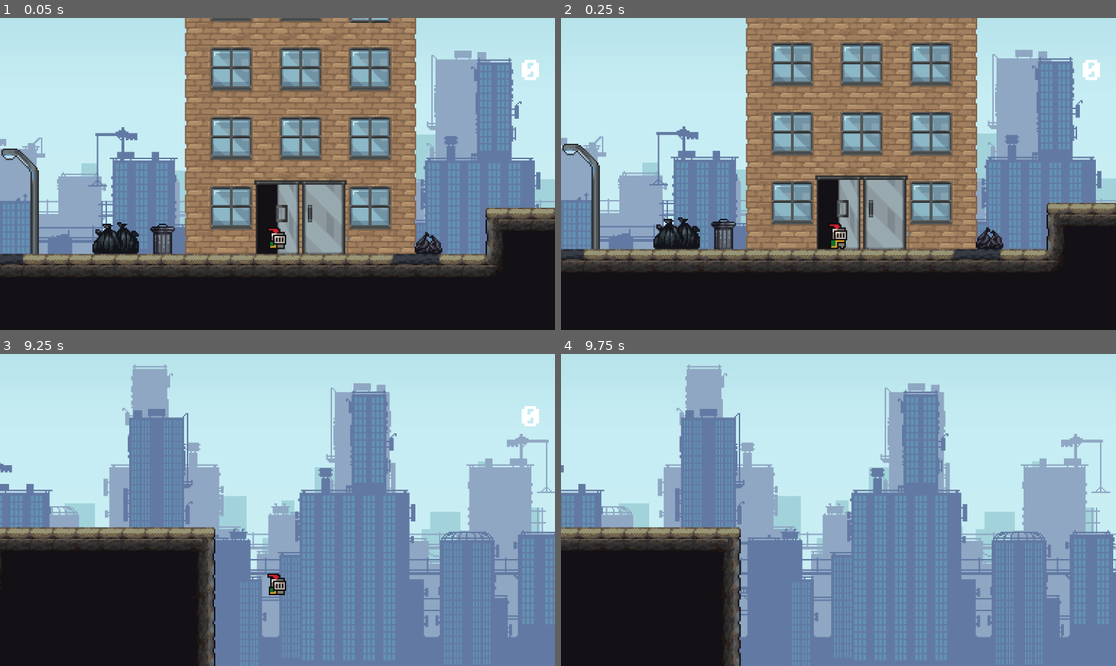
Above: before the commit, frames 1-4 (two rows, left to right).
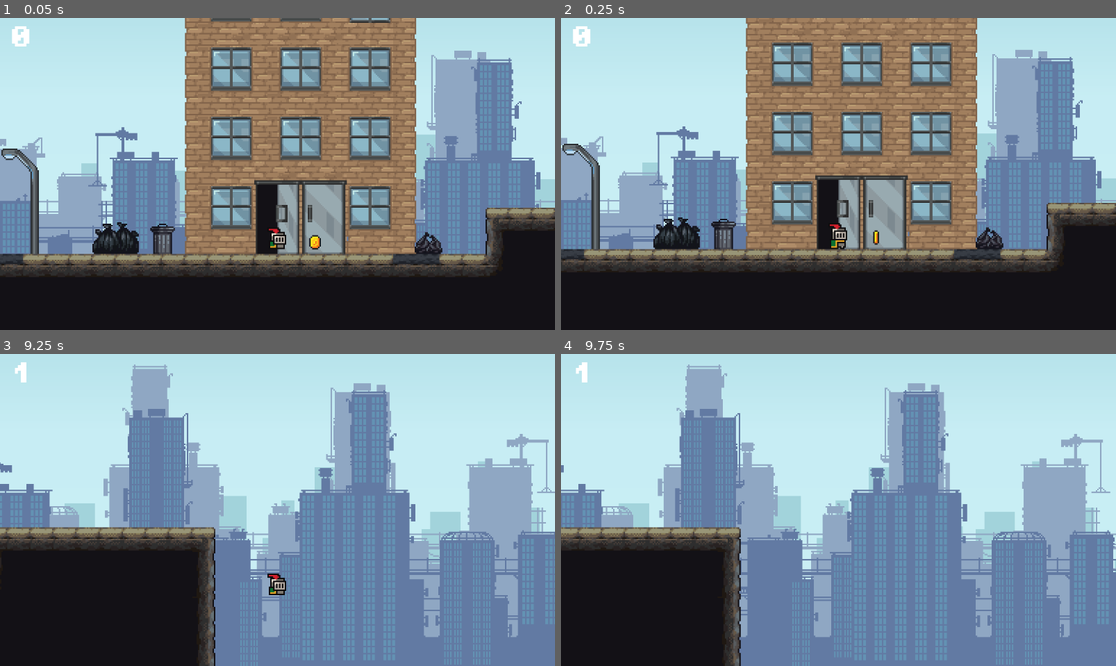
Above: after the commit, the same moments.

Repository: naziae23/brackeys-game-jam-2026
Game: Godot game, scene res://scenes/game.tscn
Two runs of this game, one before a commit and one after it. Both use one fixed random seed, a clock stepped at 60 frames per second and the inputs below.
Inputs:
- Up to frame 1 (0.05 s): no input
- Up to frame 2 (0.25 s): no input
- Up to frame 3 (9.25 s): hold D (move_right) 0.53-2.03 s; tap Space (jump) at 0.77, 1.52, 3.02, 3.77, 4.52, 6.02, 6.77, 7.52, 9.02 s; hold A (move_left) 2.03-2.78 s; hold D (move_right) 2.78-4.28 s; hold A (move_left) 4.28-5.03 s; hold D (move_right) 5.03-5.78 s; hold A (move_left) 5.78-7.28 s; hold D (move_right) from 7.28 s (still down)
- Up to frame 4 (9.75 s): release D (move_right) at 9.53 s; hold A (move_left) from 9.53 s (still down)

The runs differ from the first frame. In frame 1, 0.4% of the frame differs, in the area x 2-98%, y 2-75%; in frame 2, 0.4%; in frame 3, 0.2%; in frame 4, less than 0.1%.

Commit message:
fixed label falling off

Diff:
--- a/scenes/game.tscn
+++ b/scenes/game.tscn
@@ -2,13 +2,14 @@
 
 [ext_resource type="Script" uid="uid://cis8xavab7r8" path="res://scripts/game_manager.gd" id="1_gee14"]
 [ext_resource type="PackedScene" uid="uid://d007ki7cbs4mf" path="res://scenes/player.tscn" id="1_uwrxv"]
+[ext_resource type="PackedScene" uid="uid://bngb7q7nsk2f6" path="res://scenes/hud.tscn" id="2_kvpfn"]
 [ext_resource type="Texture2D" uid="uid://yijrlphdhxqh" path="res://assets/Godot Tutorial/sprites/world_tileset.png" id="2_yqjtg"]
 [ext_resource type="Texture2D" uid="uid://dwmcsrsxp4kx7" path="res://assets/GandalfHardcore City Tiles/Building Tiles 32x32.png" id="3_gee14"]
 [ext_resource type="Texture2D" uid="uid://cg1ah6ptyo2dj" path="res://assets/GandalfHardcore City Tiles/Decoration 32x32.png" id="4_0tnpc"]
 [ext_resource type="PackedScene" uid="uid://c3dvbeh2vg01w" path="res://scenes/killzone.tscn" id="5_iywne"]
 [ext_resource type="Texture2D" uid="uid://d2bd0wk0alcwn" path="res://assets/GandalfHardcore City Tiles/GandalfHardcore city tiles 32x32.png" id="5_vtaks"]
-[ext_resource type="FontFile" uid="uid://k81yvl8577dj" path="res://assets/Godot Tutorial/fonts/PixelOperator8-Bold.ttf" id="7_u5sy4"]
 [ext_resource type="Texture2D" uid="uid://b7usdwrfmrr5q" path="res://assets/GandalfHardcore City Tiles/City background sky.png" id="8_kvpfn"]
+[ext_resource type="PackedScene" uid="uid://dox5e8j2gni4j" path="res://scenes/collectable.tscn" id="9_0tnpc"]
 [ext_resource type="Texture2D" uid="uid://bkh7c3551ggjy" path="res://assets/GandalfHardcore City Tiles/City background layer1.png" id="9_dinhu"]
 [ext_resource type="Texture2D" uid="uid://04qdd4w0pimh" path="res://assets/GandalfHardcore City Tiles/City background layer2.png" id="10_kvuet"]
 
@@ -1182,6 +1183,8 @@
 unique_name_in_owner = true
 script = ExtResource("1_gee14")
 
+[node name="HUD" parent="." unique_id=274211314 instance=ExtResource("2_kvpfn")]
+
 [node name="TileMap" type="TileMap" parent="." unique_id=334168162]
 tile_set = SubResource("TileSet_lbhrr")
 format = 2
@@ -1197,22 +1200,14 @@
 zoom = Vector2(3, 3)
 limit_bottom = 120
 
-[node name="ScoreLabel" type="Label" parent="Player" unique_id=1573030905]
-offset_left = 155.0
-offset_top = -119.0
-offset_right = 195.0
-offset_bottom = -96.0
-theme_override_fonts/font = ExtResource("7_u5sy4")
-text = "0"
-horizontal_alignment = 1
-autowrap_mode = 2
-metadata/_edit_use_anchors_ = true
+[node name="Node2D" type="Node2D" parent="." unique_id=1435939261]
 
 [node name="Background" type="Node2D" parent="." unique_id=391733326]
 z_index = -5
 
 [node name="Sky" type="Parallax2D" parent="Background" unique_id=958719718]
 scroll_scale = Vector2(0.1, 0.1)
+scroll_offset = Vector2(3, 0)
 repeat_size = Vector2(1024, 0)
 
 [node name="Sprite2D" type="Sprite2D" parent="Background/Sky" unique_id=416720557]
@@ -1237,6 +1232,7 @@
 centered = false
 
 [node name="Killzone" parent="." unique_id=1528917466 instance=ExtResource("5_iywne")]
+visible = false
 
 [node name="CollisionShape2D" type="CollisionShape2D" parent="Killzone" unique_id=666397084]
 position = Vector2(-1, -214)
@@ -1244,6 +1240,9 @@
 
 [node name="Collectables" type="Node" parent="." unique_id=684343821]
 
+[node name="Collectable" parent="Collectables" unique_id=1173135254 instance=ExtResource("9_0tnpc")]
+position = Vector2(26, 8)
+
 [node name="Platforms" type="Node" parent="." unique_id=1332138895]
 
 [node name="Enemies" type="Node" parent="." unique_id=7928768]
--- /dev/null
+++ b/scenes/hud.tscn
@@ -0,0 +1,14 @@
+[gd_scene format=3 uid="uid://bngb7q7nsk2f6"]
+
+[ext_resource type="FontFile" uid="uid://k81yvl8577dj" path="res://assets/Godot Tutorial/fonts/PixelOperator8-Bold.ttf" id="1_ahhtf"]
+
+[node name="HUD" type="CanvasLayer" unique_id=274211314]
+
+[node name="score" type="Label" parent="." unique_id=1727771400]
+offset_left = 19.0
+offset_top = 17.0
+offset_right = 59.0
+offset_bottom = 40.0
+theme_override_fonts/font = ExtResource("1_ahhtf")
+theme_override_font_sizes/font_size = 48
+text = "0"
--- a/scripts/game_manager.gd
+++ b/scripts/game_manager.gd
@@ -1,7 +1,7 @@
 extends Node
 
 var score = 0
-@onready var score_label: Label = $"../Player/ScoreLabel"
+@onready var score_label: Label = $"../HUD/score"
 
 func add_point():
 	score += 1
